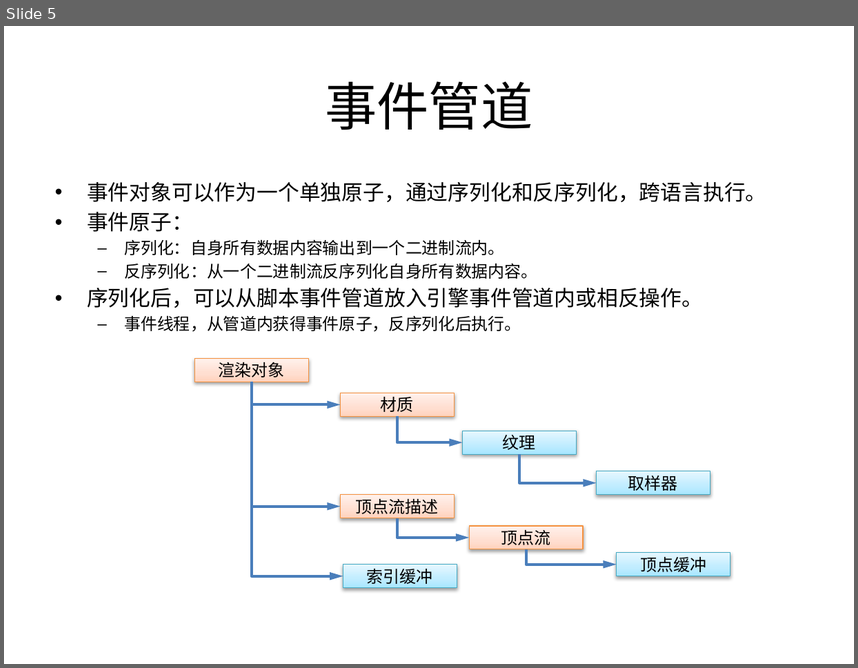
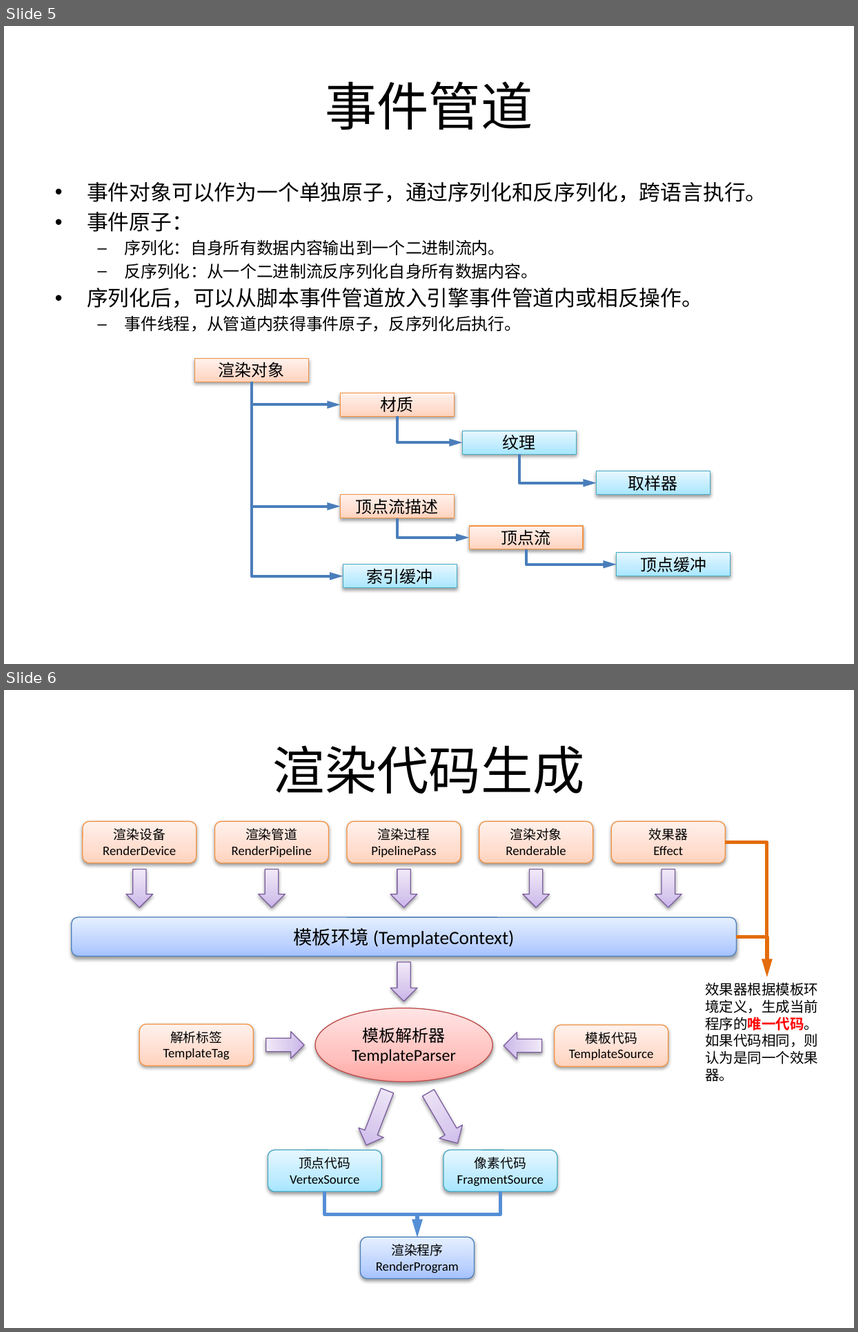
Before and after one commit to favedit/MoCrossOld, a slide deck: Document/渲染系统.pptx. Shown one above the other, each under a label of ours: slide 5 before the commit, slides 5 and 6 after it. The pictures are 858x668 and 858x1332 pixels, drawn with LibreOffice and Linux fonts; fonts in the diff are those of the drawing. Boxes give left, top, right and bottom in pixels: in the first picture for what was removed or moved away, otherwise in the second. Text is boxed around its words. In the diff, an @@ line names an element or a change of style, - is before the commit and + after.

```diff
--- a/Document/渲染系统.pptx
+++ b/Document/渲染系统.pptx
@@ slide 6 added at (4,690,854,1328), background #FFFFFF @@
@@ title added at (273,745,585,794), 44 pt, text #000000 @@
+渲染代码生成
@@ rounded rectangle added at (82,822,196,863), fill gradient #FFD2BD to #FFDED0 to #FFF2ED, outline #F69240 0.75 pt, 11 pt, text #000000 @@
+渲染设备
+RenderDevice
@@ rounded rectangle added at (215,822,329,863), fill gradient #FFD2BD to #FFDED0 to #FFF2ED, outline #F69240 0.75 pt, 11 pt, text #000000 @@
+渲染管道
+RenderPipeline
@@ rounded rectangle added at (348,822,461,863), fill gradient #FFD2BD to #FFDED0 to #FFF2ED, outline #F69240 0.75 pt, 11 pt, text #000000 @@
+渲染过程
+PipelinePass
@@ rounded rectangle added at (479,822,593,863), fill gradient #FFD2BD to #FFDED0 to #FFF2ED, outline #F69240 0.75 pt, 11 pt, text #000000 @@
+渲染对象
+Renderable
@@ rounded rectangle added at (612,822,726,863), fill gradient #FFD2BD to #FFDED0 to #FFF2ED, outline #F69240 0.75 pt, 11 pt, text #000000 @@
+效果器
+Effect
@@ elbow arrow added from (725, 842) to (767, 976), #E46C0A 3 pt @@
@@ down arrow added at (126,869,153,907), fill gradient #C9B5E8 to #D8CBEE to #F0EAF9, outline #7D60A0 0.75 pt @@
@@ down arrow added at (258,869,285,907), fill gradient #C9B5E8 to #D8CBEE to #F0EAF9, outline #7D60A0 0.75 pt @@
@@ down arrow added at (391,869,417,907), fill gradient #C9B5E8 to #D8CBEE to #F0EAF9, outline #7D60A0 0.75 pt @@
@@ down arrow added at (523,869,549,907), fill gradient #C9B5E8 to #D8CBEE to #F0EAF9, outline #7D60A0 0.75 pt @@
@@ down arrow added at (655,869,682,907), fill gradient #C9B5E8 to #D8CBEE to #F0EAF9, outline #7D60A0 0.75 pt @@
@@ rounded rectangle added at (71,917,736,956), fill gradient #A4C4FF to #BFD4FF to #E6EEFF, outline #4B7EBC 0.75 pt, 16 pt, text #000000 @@
+模板环境 (TemplateContext)
@@ elbow arrow added from (737, 936) to (767, 976), #E46C0A 3 pt @@
@@ down arrow added at (391,962,417,1001), fill gradient #C9B5E8 to #D8CBEE to #F0EAF9, outline #7D60A0 0.75 pt @@
@@ text added at (705,982,818,1081), 12 pt, text #000000 @@
+效果器根据模板环境定义，生成当前程序的唯一代码。
+如果代码相同，则认为是同一个效果器。
@@ ellipse added at (315,1008,493,1082), fill gradient #FFA6A5 to #FFC0BF to #FFE7E7, outline #BF4C48 0.75 pt, 14 pt, text #000000 @@
+模板解析器
+TemplateParser
@@ rounded rectangle added at (139,1024,253,1066), fill gradient #FFD2BD to #FFDED0 to #FFF2ED, outline #F69240 0.75 pt, 11 pt, text #000000 @@
+解析标签
+TemplateTag
@@ down arrow added at (266,1032,304,1058), fill gradient #C9B5E8 to #D8CBEE to #F0EAF9, outline #7D60A0 0.75 pt @@
@@ down arrow added at (503,1032,542,1059), fill gradient #C9B5E8 to #D8CBEE to #F0EAF9, outline #7D60A0 0.75 pt @@
@@ rounded rectangle added at (555,1025,668,1067), fill gradient #FFD2BD to #FFDED0 to #FFF2ED, outline #F69240 0.75 pt, 11 pt, text #000000 @@
+模板代码
+TemplateSource
@@ down arrow added at (354,1086,399,1150), fill gradient #C9B5E8 to #D8CBEE to #F0EAF9, outline #7D60A0 0.75 pt @@
@@ down arrow added at (417,1086,469,1150), fill gradient #C9B5E8 to #D8CBEE to #F0EAF9, outline #7D60A0 0.75 pt @@
@@ rounded rectangle added at (268,1150,381,1192), fill gradient #A7E6FF to #C1EDFF to #E7F8FF, outline #46AAC5 0.75 pt, 11 pt, text #000000 @@
+顶点代码
+VertexSource
@@ rounded rectangle added at (444,1150,557,1192), fill gradient #A7E6FF to #C1EDFF to #E7F8FF, outline #46AAC5 0.75 pt, 11 pt, text #000000 @@
+像素代码
+FragmentSource
@@ elbow arrow added from (324, 1192) to (417, 1236), #558ED5 3 pt @@
@@ elbow arrow added from (500, 1192) to (417, 1236), #558ED5 3 pt @@
@@ rounded rectangle added at (360,1236,474,1279), fill gradient #A4C4FF to #BFD4FF to #E6EEFF, outline #4B7EBC 0.75 pt, 11 pt, text #000000 @@
+渲染程序
+RenderProgram
```
Also in this commit, not shown: 2 other slides added, 1 slide removed.
